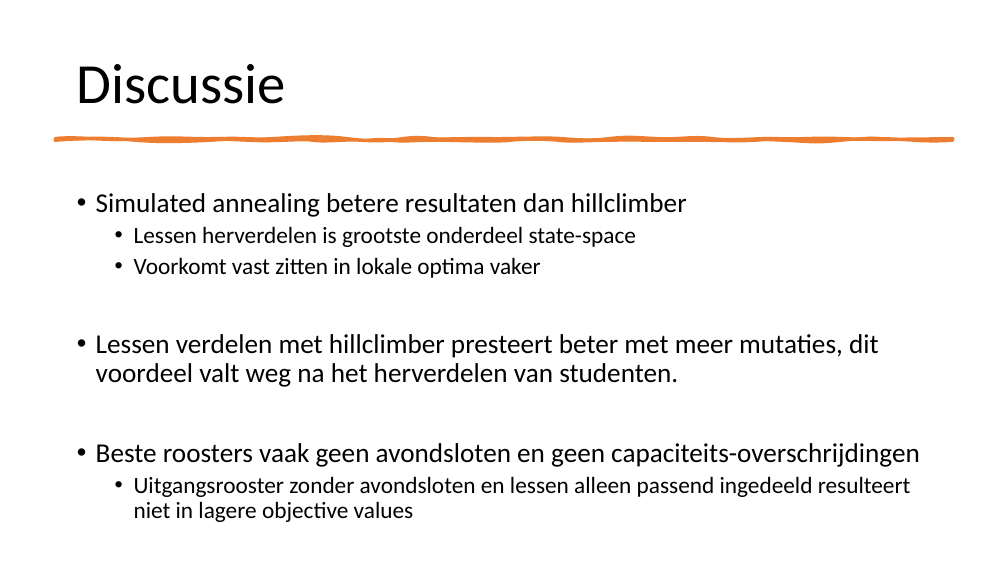
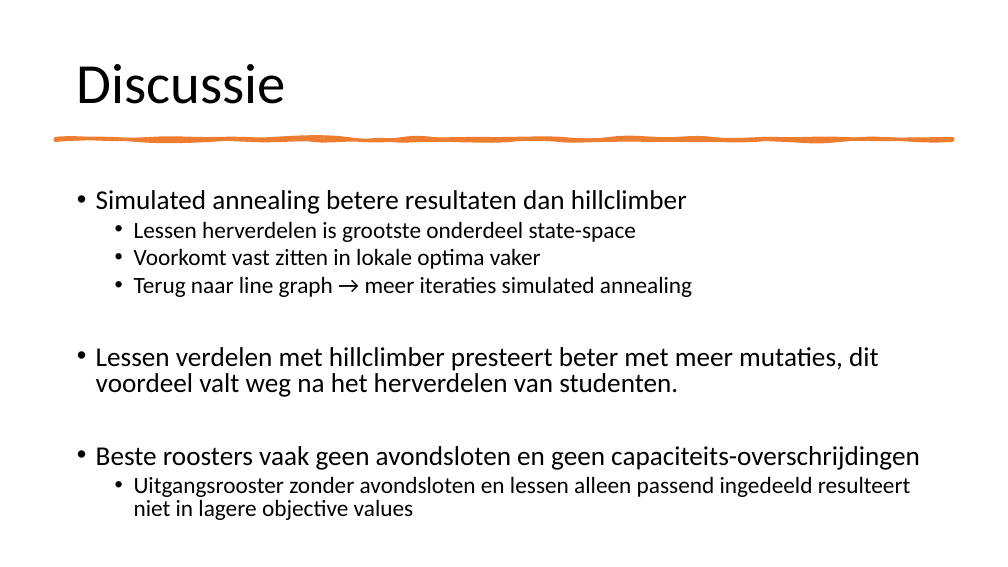
Before and after one commit to NinaAlblasMinorAI/RoosterRulers, a slide deck: slide 17 of doc/Presentatie.pptx. Drawn at 1008x567 pixels with LibreOffice and Linux fonts; fonts in the diff are those of the drawing. Boxes give left, top, right and bottom in pixels: in the first picture for what was removed or moved away, otherwise in the second. Text is boxed around its words. In the diff, an @@ line names an element or a change of style, - is before the commit and + after.

```diff
--- a/doc/Presentatie.pptx
+++ b/doc/Presentatie.pptx
@@ text at [96, 190, 920, 520]: line spacing 0.9 to 0.8 @@
@@ text at [134, 276, 692, 297]: paragraph added @@
+  • Terug naar line graph → meer iteraties simulated annealing
```
Also in this commit, not shown: 4 other slides changed, 3 other files.
